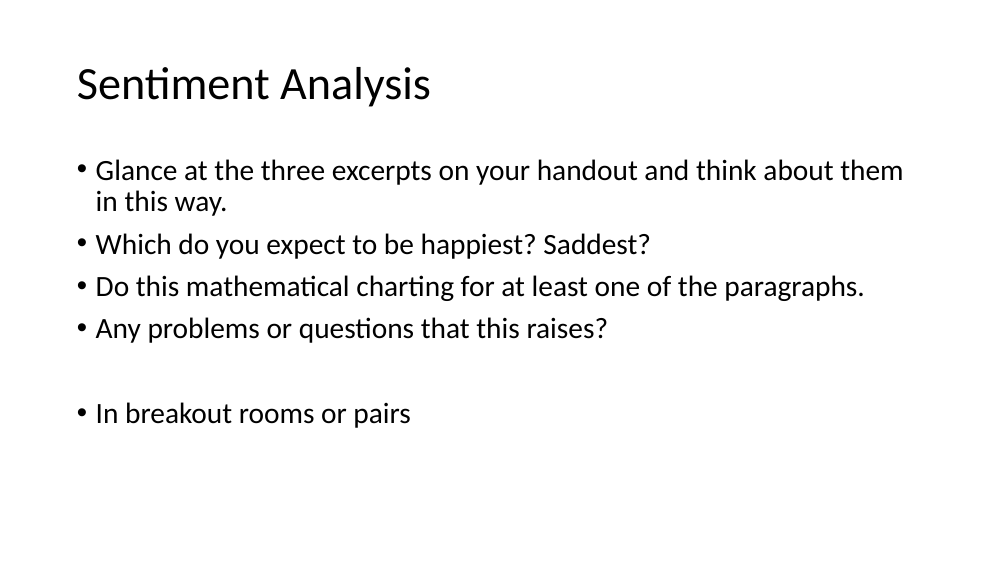
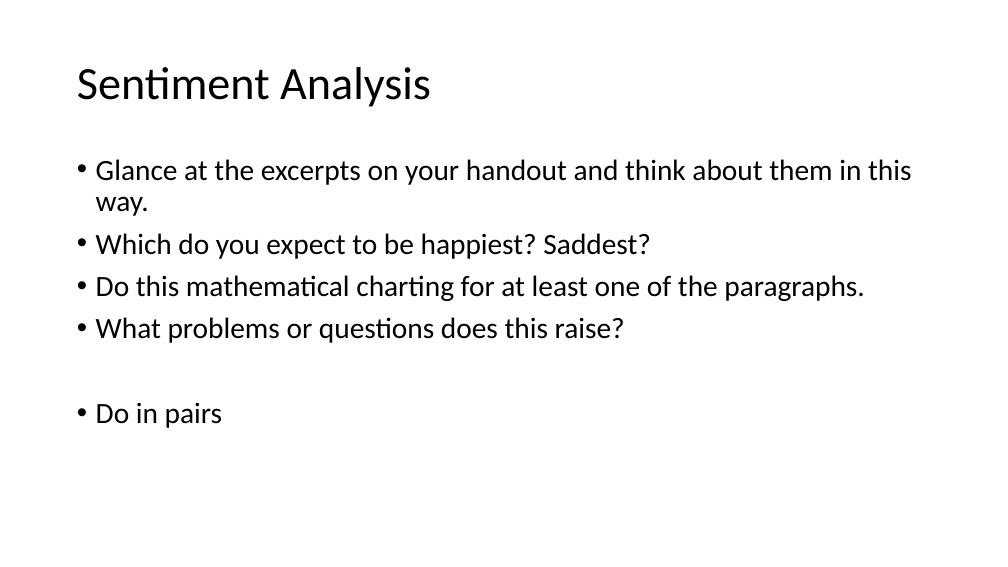
Before and after one commit to scholarslab/praxis, a slide deck: slide 17 of assets/workshop-on-workshops/workshop-on-workshops.pptx (slide 16 before the commit). Drawn at 1008x567 pixels with LibreOffice and Linux fonts; fonts in the diff are those of the drawing. Boxes give left, top, right and bottom in pixels: in the first picture for what was removed or moved away, otherwise in the second. Text is boxed around its words. In the diff, an @@ line names an element or a change of style, - is before the commit and + after.

```diff
--- a/assets/workshop-on-workshops/workshop-on-workshops.pptx
+++ b/assets/workshop-on-workshops/workshop-on-workshops.pptx
@@ text at <box>96,159,911,216</box>: text changed @@
-• Glance at the three excerpts on your handout and think about them in this way.
+• Glance at the excerpts on your handout and think about them in this way.
@@ text at <box>96,317,625,428</box>: text changed @@
-• Any problems or questions that this raises?
-• In breakout rooms or pairs
+• What problems or questions does this raise?
+• Do in pairs
```
Also in this commit, not shown: 4 other slides changed, 1 slide added, 3 other files.
